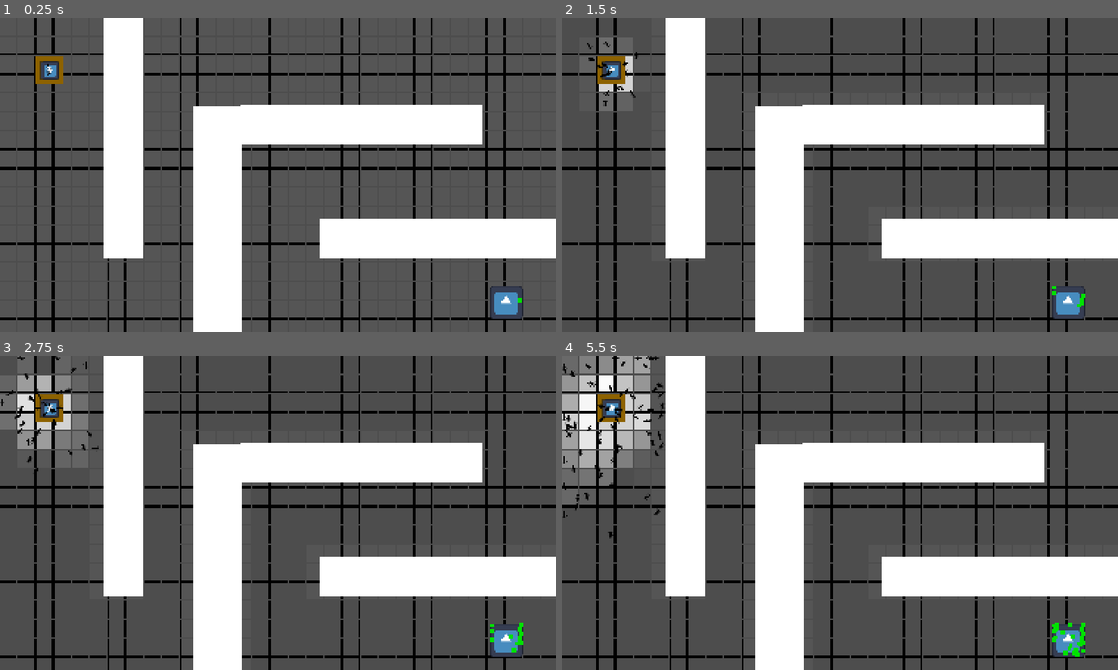
Above: before the commit, frames 1-4 (two rows, left to right).
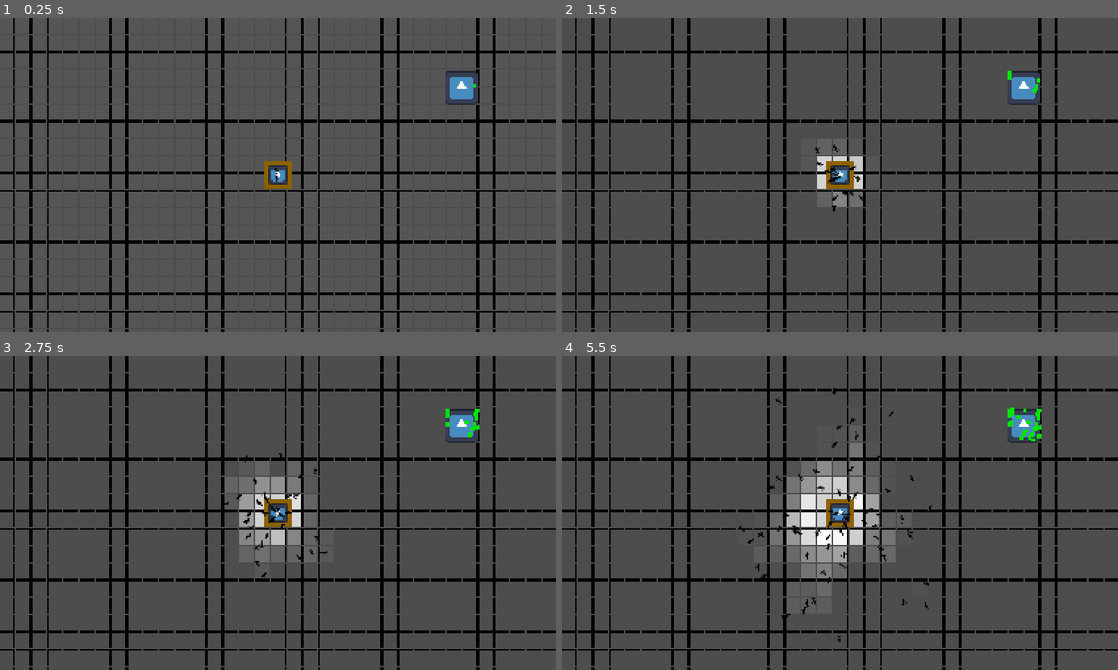
Above: after the commit, the same moments.

Repository: appleman-tryingmybest/Ant-Trail-Sim
Game: Godot game, scene res://scene.tscn
Two runs of this game, one before a commit and one after it. Both use one fixed random seed, a clock stepped at 60 frames per second and the inputs below. Before the commit the project starts from res://scene2.tscn. The engine's default icon, where the game draws it, is replaced by a stand-in: a white triangle on a blue panel in a dark square.
Inputs (mouse positions are in pixels of both pictures, inside the frame that each line leads up to; where the layout moved, square brackets give the same spot in the first picture):
- Up to frame 1 (0.25 s): no input
- Up to frame 2 (1.5 s): click (840, 175) [612, 71] at 0.5 s; click (840, 175) [612, 71] at 1.25 s
- Up to frame 3 (2.75 s): click (278, 513) [50, 409] at 2 s
- Up to frame 4 (5.5 s): move the mouse to (962, 497) at 2.77 s; move the mouse to (728, 528) at 3.52 s; move the mouse to (895, 443) at 4.27 s; move the mouse to (812, 575) at 5.02 s

The runs differ from the first frame. In frame 1, 38% of the frame differs, in the area x 0-100%, y 0-100%; in frame 2, 39%; in frame 3, 41%; in frame 4, 45%.

Commit message:
Optimizations
Made timers of grid a global timer
Made optimizations on the ants

Diff:
--- a/Global.gd
+++ b/Global.gd
@@ -1,6 +1,37 @@
 extends Node
 
-@export var total_phero_amount = 1000
+@export var decay_rate = 1.0
+@export var refresh_rate = 0.5
+@export var position_refresh = 60.0
+
+signal decay()
+signal refresh()
+signal checkPos()
 
 var food_amount = 0
 var phero_amount = 0
+
+var ini_DR
+var ini_RR
+var ini_PR
+
+func _ready() -> void:
+	ini_DR = decay_rate
+	ini_RR = refresh_rate
+	ini_PR = position_refresh
+
+func _process(delta: float) -> void:
+	decay_rate -= delta
+	if decay_rate < 0:
+		decay.emit()
+		decay_rate = ini_DR
+	refresh_rate -= delta
+	if refresh_rate < 0:
+		refresh.emit()
+		refresh_rate = ini_RR
+	position_refresh -= delta
+	if position_refresh < 0:
+		await get_tree().process_frame
+		print("check that shi cuh")
+		checkPos.emit()
+		position_refresh = ini_PR
--- a/ant.gd
+++ b/ant.gd
@@ -19,7 +19,6 @@
 var looking_for_phero_type = 0
 
 @onready var detectArea = $FoodDetectionArea/CollisionShape2D
-@onready var debug = $Label
 @onready var ant_color = $Ant
 @onready var take_food_area = $TakeFoodArea
 
@@ -53,7 +52,6 @@
 				rotation = direction.angle()
 	if takefood and target:
 		target.global_position = global_position
-	debug.text = "Current state is " + str(currentstate)
 	if !takefood:
 		ant_color.modulate = Color(0, 0, 0)
 	else:
@@ -93,13 +91,23 @@
 		currentstate = STATE.wander
 
 func _on_food_detection_area_body_entered(body: Node2D) -> void:
-	if !body.carried and !target:
-		body.carried = true
-		target = body
-		currentstate = STATE.think
-	else:
-		body = null
-		pass
+	if body.collision_layer == 4:
+		if !body.carried and !target:
+			body.carried = true
+			target = body
+			currentstate = STATE.think
+		else:
+			body = null
+			pass
+	elif body.collision_layer == 16:
+		if target:
+			foundfood = false
+			target.queue_free()
+			takefood = false
+			currentstate = STATE.think
+			rotation_degrees += 180
+		else:
+			pass
 
 func _on_take_food_area_body_entered(body: Node2D) -> void:
 	if body == target:
@@ -137,16 +145,7 @@
 				target_pheromone = body
 	currentstate = STATE.think
 
-func _on_send_food_home_area_entered(area: Area2D) -> void:
-	if target:
-		print("depositing food")
-		foundfood = false
-		target.queue_free()
-		takefood = false
-		currentstate = STATE.think
-		rotation_degrees += 180
-	else:
-		pass
+
 
 
 func _on_pheromone_check_body_entered(body: Node2D) -> void:
--- a/ant.tscn
+++ b/ant.tscn
@@ -11,17 +11,8 @@
 [sub_resource type="CircleShape2D" id="CircleShape2D_6rpyw"]
 radius = 40.0
 
-[sub_resource type="CircleShape2D" id="CircleShape2D_5le0k"]
-radius = 8.0
-
-[sub_resource type="CircleShape2D" id="CircleShape2D_oav7h"]
-radius = 8.0
-
-[sub_resource type="CircleShape2D" id="CircleShape2D_5tacl"]
-radius = 8.0
-
-[sub_resource type="CircleShape2D" id="CircleShape2D_y2354"]
-radius = 24.0
+[sub_resource type="RectangleShape2D" id="RectangleShape2D_m7jmp"]
+size = Vector2(8, 40)
 
 [node name="ant" type="CharacterBody2D" unique_id=2110801138]
 z_index = 1
@@ -45,7 +36,7 @@
 
 [node name="FoodDetectionArea" type="Area2D" parent="." unique_id=1507438079]
 collision_layer = 0
-collision_mask = 4
+collision_mask = 20
 
 [node name="CollisionShape2D" type="CollisionShape2D" parent="FoodDetectionArea" unique_id=1119815571]
 shape = SubResource("CircleShape2D_ojnr2")
@@ -67,44 +58,16 @@
 shape = SubResource("CircleShape2D_6rpyw")
 debug_color = Color(2.9289904, 2.895715, 2.9289904, 0)
 
-[node name="SeekPheromone" type="Node2D" parent="." unique_id=1563152995]
-
-[node name="eye" type="Area2D" parent="SeekPheromone" unique_id=1159230984]
+[node name="eye" type="Area2D" parent="." unique_id=1159230984]
 collision_layer = 0
 collision_mask = 8
 
-[node name="leftArea" type="CollisionShape2D" parent="SeekPheromone/eye" unique_id=766079909]
-position = Vector2(16, -48)
-scale = Vector2(2, 2)
-shape = SubResource("CircleShape2D_5le0k")
-
-[node name="middleArea" type="CollisionShape2D" parent="SeekPheromone/eye" unique_id=181986146]
+[node name="middleArea" type="CollisionShape2D" parent="eye" unique_id=181986146]
 position = Vector2(48, 0)
 scale = Vector2(2, 2)
-shape = SubResource("CircleShape2D_oav7h")
-
-[node name="rightArea" type="CollisionShape2D" parent="SeekPheromone/eye" unique_id=77098845]
-position = Vector2(16, 48)
-scale = Vector2(2, 2)
-shape = SubResource("CircleShape2D_5tacl")
-
-[node name="SendFoodHome" type="Area2D" parent="." unique_id=1897993899]
-collision_layer = 0
-collision_mask = 16
-
-[node name="CollisionShape2D" type="CollisionShape2D" parent="SendFoodHome" unique_id=1355778361]
-shape = SubResource("CircleShape2D_y2354")
-
-[node name="Label" type="Label" parent="." unique_id=475344270]
-visible = false
-offset_left = -24.0
-offset_top = -32.0
-offset_right = 16.0
-offset_bottom = -9.0
-text = "State"
+shape = SubResource("RectangleShape2D_m7jmp")
 
 [connection signal="body_entered" from="FoodDetectionArea" to="." method="_on_food_detection_area_body_entered"]
 [connection signal="body_entered" from="TakeFoodArea" to="." method="_on_take_food_area_body_entered"]
 [connection signal="body_entered" from="PheromoneCheck" to="." method="_on_pheromone_check_body_entered"]
-[connection signal="body_entered" from="SeekPheromone/eye" to="." method="_on_eye_body_entered"]
-[connection signal="area_entered" from="SendFoodHome" to="." method="_on_send_food_home_area_entered"]
+[connection signal="body_entered" from="eye" to="." method="_on_eye_body_entered"]
--- a/fooddispenser.gd
+++ b/fooddispenser.gd
@@ -27,10 +27,8 @@
 		_spawn()
 
 	if wander_mode:
-		wander_cooldown -= delta
-		if wander_cooldown < 0:
+		if Global.position_refresh < 0:
 			_wander()
-			wander_cooldown = ini_wander_cooldown
 
 func _wander():
 	global_position = Vector2(randf_range(-1000, 1000), randf_range(-550, 550))
--- a/grid_panel.gd
+++ b/grid_panel.gd
@@ -21,8 +21,6 @@
 func _ready():
 	stylebox = get_theme_stylebox("panel").duplicate()
 	stylebox.bg_color = Color(my_color.r, my_color.g, my_color.b, alpha)
-	col.shape = col.shape.duplicate()
-	detect_col.shape = detect_col.shape.duplicate()
 	cell_height = get_parent().cell_height
 	cell_width = get_parent().cell_width
 	_resizeCol()
@@ -40,7 +38,7 @@
 	if info.strength <= -99:
 		stylebox.bg_color = Color(0, 0, 0, 0.2)
 		return
-	elif (info.strength == info.strength_limit and info.pheroType == 0) or (info.strength == info.food_strength_limit and info.pheroType == 1):
+	elif (info.strength >= info.strength_limit and info.pheroType == 0) or (info.strength >= info.food_strength_limit and info.pheroType == 1):
 		return
 	else:
 		match info.pheroType:
--- a/grid_panel.tscn
+++ b/grid_panel.tscn
@@ -2,7 +2,6 @@
 
 [ext_resource type="Script" uid="uid://bffxoptj0wkxn" path="res://grid_panel.gd" id="1_qpjan"]
 [ext_resource type="Script" uid="uid://bhe2ux0e4h627" path="res://pheromone_block.gd" id="2_ibfam"]
-[ext_resource type="Texture2D" uid="uid://pmmepp86bq7" path="res://icon.svg" id="3_xrpty"]
 
 [sub_resource type="StyleBoxFlat" id="StyleBoxFlat_ojnr2"]
 bg_color = Color(1, 1, 1, 1)
@@ -33,7 +32,6 @@
 decay = 1.7
 strength_limit = 30.0
 food_strength_limit = 35.0
-refresh_rate = 0.5
 position_refresh = 60.0
 
 [node name="Label" type="Label" parent="pheromone_block" unique_id=1229706061]
@@ -44,6 +42,8 @@
 scale = Vector2(0.57, 0.57)
 text = "Number"
 horizontal_alignment = 1
+visible_characters = 4
+visible_ratio = 0.6666667
 
 [node name="Label2" type="Label" parent="pheromone_block" unique_id=1449055032]
 offset_left = -15.0
@@ -53,6 +53,8 @@
 scale = Vector2(0.57, 0.57)
 text = "Number"
 horizontal_alignment = 1
+visible_characters = 4
+visible_ratio = 0.6666667
 
 [node name="CollisionShape2D" type="CollisionShape2D" parent="pheromone_block" unique_id=278190463]
 position = Vector2(17, 19)
@@ -60,11 +62,6 @@
 debug_color = Color(0, 0.6, 0.69803923, 0.39607844)
 
 [node name="point" type="Node2D" parent="." unique_id=793713312]
-
-[node name="Icon" type="Sprite2D" parent="point" unique_id=1407188998]
-visible = false
-scale = Vector2(0.075, 0.075)
-texture = ExtResource("3_xrpty")
 
 [node name="wall_detect" type="Area2D" parent="." unique_id=723202862]
 position = Vector2(15, 13)
--- a/home.tscn
+++ b/home.tscn
@@ -5,21 +5,15 @@
 [ext_resource type="Texture2D" uid="uid://pmmepp86bq7" path="res://icon.svg" id="3_2ayvv"]
 
 [sub_resource type="RectangleShape2D" id="RectangleShape2D_ojnr2"]
-size = Vector2(211.32077, 211.32077)
+size = Vector2(30.188683, 30.188683)
 
-[node name="home" type="Node2D" unique_id=1209723676]
+[node name="home" type="StaticBody2D" unique_id=399804696]
 scale = Vector2(0.53, 0.53)
+collision_layer = 16
+collision_mask = 2
 script = ExtResource("1_o1ld7")
 total_ant = 300
 spawn_cooldown = 0.07
-
-[node name="Area2D" type="Area2D" parent="." unique_id=1549150197]
-collision_layer = 16
-collision_mask = 2
-
-[node name="CollisionShape2D" type="CollisionShape2D" parent="Area2D" unique_id=515695491]
-position = Vector2(-4.498464e-07, 4.498464e-07)
-shape = SubResource("RectangleShape2D_ojnr2")
 
 [node name="White" type="Sprite2D" parent="." unique_id=1725992054]
 modulate = Color(0.551793, 0.385182, 3.85046e-07, 1)
@@ -34,4 +28,7 @@
 offset_transform_position = Vector2(-68, -68.205)
 icon = ExtResource("3_2ayvv")
 
+[node name="CollisionShape2D" type="CollisionShape2D" parent="." unique_id=515695491]
+shape = SubResource("RectangleShape2D_ojnr2")
+
 [connection signal="button_down" from="Button" to="." method="_on_button_button_down"]
--- a/pheromone_block.gd
+++ b/pheromone_block.gd
@@ -1,22 +1,17 @@
 extends StaticBody2D
 
 @export var decay: float
-@export var decay_rate: float = 1
 @export var strength_limit: float
 @export var food_strength_limit: float
-@export var refresh_rate: float
 @export var enable_debug = false
 @export var position_refresh: float
 
-var ownerant: Node2D
-var ini_decay_rate: float
 var strength: float
 var distance_to_home: float
 var distance_to_food: float
 var pheroType: int = 0
 var home
 var food
-var ini_refresh_rate
 var pointer_pos: Vector2
 var ini_position_refresh
 var is_blocked = false
@@ -26,14 +21,12 @@
 
 # Called when the node enters the scene tree for the first time.
 func _ready() -> void:
-	ini_decay_rate = decay_rate
-	ini_refresh_rate = refresh_rate
-	if enable_debug:
-		debug.text = str(distance_to_home)
-		debug2.text = str(distance_to_food)
-	elif !enable_debug:
-		debug.hide()
-		debug2.hide()
+	Global.decay.connect(_decay_check)
+	Global.refresh.connect(_refresh_check)
+	Global.checkPos.connect(_recheck_position_of_targets)
+	if !enable_debug:
+		debug.queue_free()
+		debug2.queue_free()
 	await get_tree().process_frame
 	var point = get_parent().pointer_position
 	pointer_pos = point.global_position
@@ -52,28 +45,23 @@
 		strength = strength_limit
 	elif strength >= food_strength_limit and pheroType == 1:
 		strength = food_strength_limit
-	decay_rate -= delta
-	if decay_rate < 0:
+
+func _decay_check():
 		if strength <= -5:
 			strength = -5
 		else:
 			strength -= decay
-		decay_rate = ini_decay_rate
 		if pheroType == 1 and strength < 0:
 			pheroType = 0
 
-	refresh_rate -= delta
-	if refresh_rate < 0:
-		var look = get_parent()._check()
-		refresh_rate = ini_refresh_rate
-
-	position_refresh -= delta
-	if position_refresh < 0:
-		position_refresh = ini_position_refresh
-		_recheck_position_of_targets()
-
+func _refresh_check():
+	var look = get_parent()._check()
 
 func _recheck_position_of_targets():
+	print("checking for shi")
+	if enable_debug:
+		debug.text = str(distance_to_home)
+		debug2.text = str(distance_to_food)
 	home = get_parent().get_parent().get_parent().get_node("home").global_position
 	distance_to_home = global_position.distance_to(home)
 	food = get_parent().get_parent().get_parent().get_node("fooddispenser").global_position
--- a/project.godot
+++ b/project.godot
@@ -11,7 +11,7 @@
 [application]
 
 config/name="Ant trail test"
-run/main_scene="uid://sp1huboi4v5q"
+run/main_scene="uid://dvss8e7fv1esp"
 config/features=PackedStringArray("4.7", "Forward Plus")
 config/icon="res://icon.svg"
 
--- a/scene.gd
+++ /dev/null
@@ -1,11 +0,0 @@
-extends Node2D
-
-
-# Called when the node enters the scene tree for the first time.
-func _ready() -> void:
-	pass # Replace with function body.
-
-
-# Called every frame. 'delta' is the elapsed time since the previous frame.
-func _process(delta: float) -> void:
-	pass
--- a/scene.tscn
+++ b/scene.tscn
@@ -1,6 +1,6 @@
 [gd_scene format=3 uid="uid://dvss8e7fv1esp"]
 
-[ext_resource type="Script" uid="uid://dkp1rjqweoycl" path="res://scene.gd" id="1_m7jmp"]
+[ext_resource type="Script" uid="uid://sjft4nlv7a3j" path="res://Global.gd" id="1_m7jmp"]
 [ext_resource type="Texture2D" uid="uid://gvixjmna8e0s" path="res://assets/white.png" id="1_ulcgi"]
 [ext_resource type="PackedScene" uid="uid://bixmfq2u5pwh7" path="res://home.tscn" id="2_nxogm"]
 [ext_resource type="PackedScene" uid="uid://b2ed8o36bf6gp" path="res://fooddispenser.tscn" id="6_y2354"]
@@ -71,8 +71,8 @@
 offset_top = -600.0
 offset_right = 1068.0
 offset_bottom = 600.0
-columns = 31
-width = 31
-height = 18
-cell_width = 65
-cell_height = 63
+columns = 35
+width = 35
+height = 19
+cell_width = 57
+cell_height = 61
Not shown, added: export_presets.cfg
Not shown, removed: scene.gd.uid
